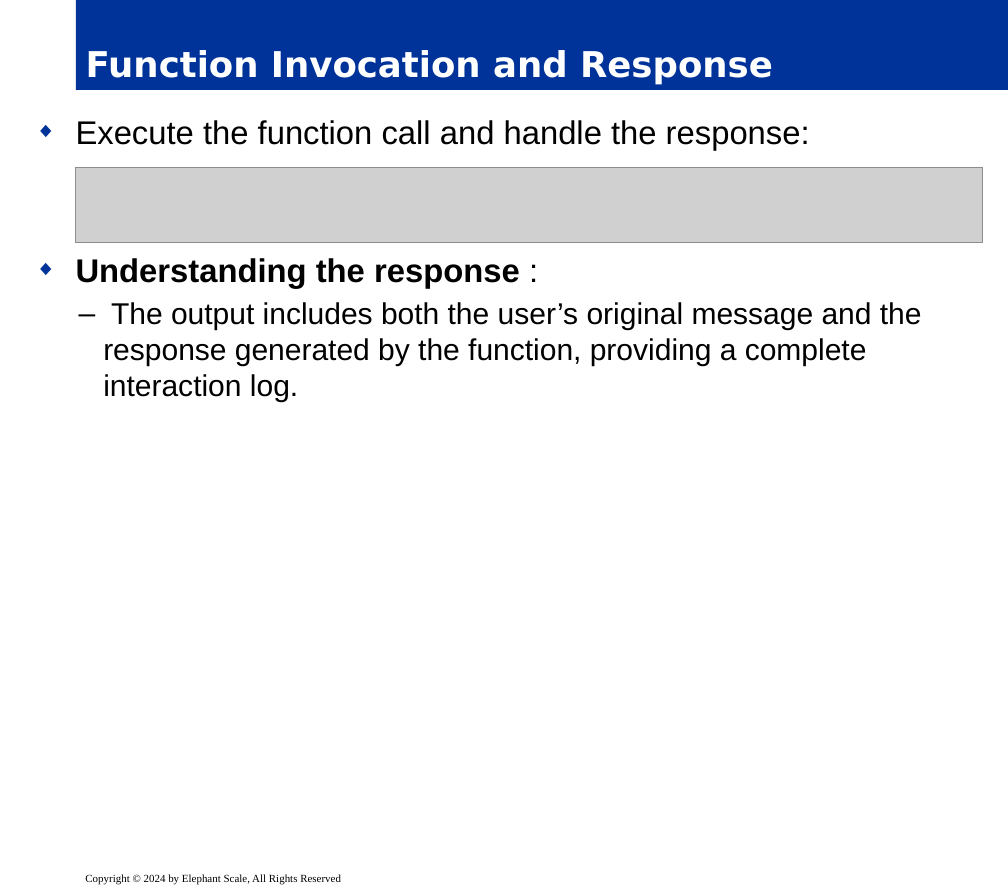
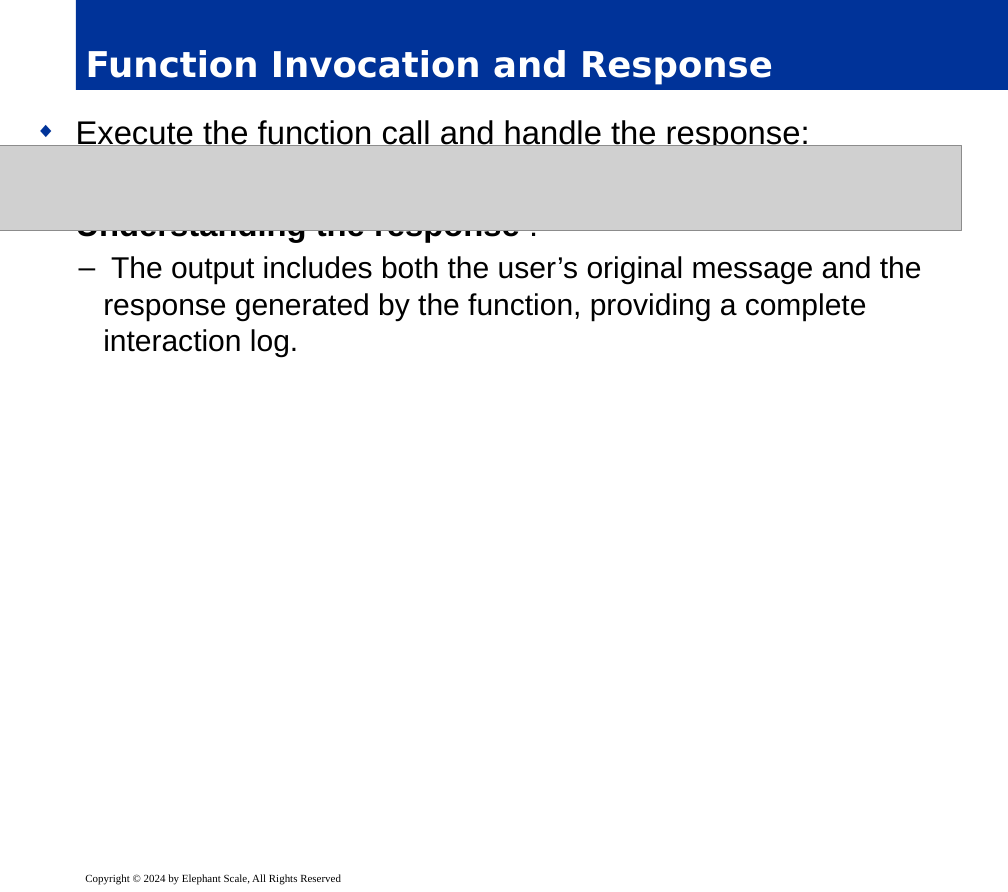
Before and after one commit to elephantscale/es-training-new, a slide deck: slide 22 of building-ai-applications/ready/04__FunctionsToolAgentsLangchain.pptx. Drawn at 1008x892 pixels with LibreOffice and Linux fonts; fonts in the diff are those of the drawing; grey boxes stand for pictures; background and template pictures are left out. Boxes give left, top, right and bottom in pixels: in the first picture for what was removed or moved away, otherwise in the second. Text is boxed around its words. In the diff, an @@ line names an element or a change of style, - is before the commit and + after.

```diff
--- a/building-ai-applications/ready/04__FunctionsToolAgentsLangchain.pptx
+++ b/building-ai-applications/ready/04__FunctionsToolAgentsLangchain.pptx
@@ text "Execute the function call and ..." rewrapped from bbox=[76, 120, 922, 403] to bbox=[76, 120, 922, 357] @@
@@ picture: place and size @@
-picture at bbox=[76, 167, 982, 242]
+picture at bbox=[0, 146, 962, 230]
```
Also in this commit, not shown: 27 other slides changed, 5 other files.
